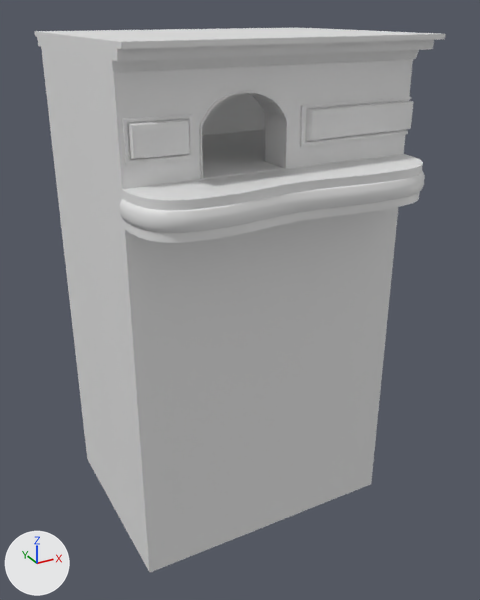
What one commit did to the FBX model Assets/Models/Building7.fbx.
Both versions are drawn from a camera (50 mm lens) standing at (-9.8, -21.0, 18.2) and looking at (1.0, -1.2, 8.3). Lighting does not change. The marker at lower left points along +X, +Y and +Z. The first picture is the older version. Where no turn or scale is listed for an object, it has been applied to the vertices.
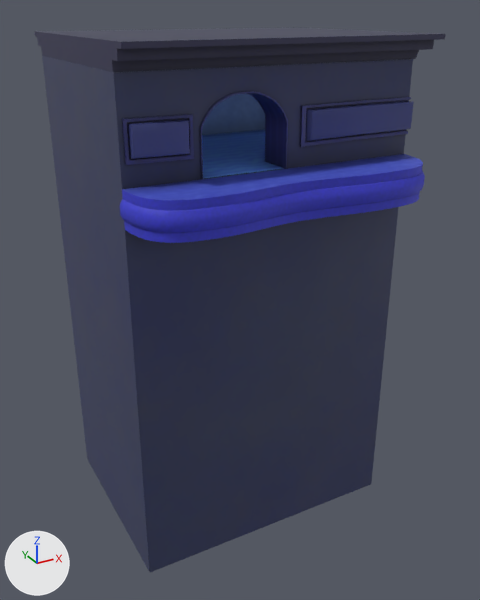
Boxes (x1, y1, x2, y2) around the edits, measured in the pictures (480 x 600 px):
```json
{"object": "Cube.160", "change": "recoloured", "before": [42, 56, 413, 572], "after": [42, 56, 413, 572], "on screen": "white to blue"}
{"object": "BézierCurve.003", "change": "recoloured", "before": [120, 154, 425, 243], "after": [120, 154, 425, 243], "on screen": "white to blue"}
{"object": "Cube", "change": "recoloured, surface changed", "before": [34, 28, 445, 73], "after": [34, 28, 445, 73], "on screen": "darker"}
```

The change, as JSON lines over the scene's bpy script:
```json
{"op": "add", "block": "img_building7roof_color_png", "code": ["img_building7roof_color_png = load_image('Building7Roof Color.png', 'textures/Building7Roof Color.png', 2048, 2048, 'sRGB')"]}
{"op": "add", "block": "img_building7withbalcon_png", "code": ["img_building7withbalcon_png = load_image('Building7WithBalcon.png', 'textures/Building7WithBalcon.png', 2048, 2048, 'sRGB')"]}
{"op": "add", "block": "img_building7baked_png", "code": ["img_building7baked_png = load_image('Building7Baked.png', 'textures/Building7Baked.png', 2048, 2048, 'sRGB')"]}
{"op": "add", "block": "mat_building7roofbaked", "code": ["mat_building7roofbaked = principled_material('Building7RoofBaked')", "mat_building7roofbaked.texture = img_building7roof_color_png  # with its transparency", "mat_building7roofbaked.roughness = 0.613"]}
{"op": "add", "block": "mat_building7balconbaked", "code": ["mat_building7balconbaked = principled_material('Building7BalconBaked')", "mat_building7balconbaked.texture = img_building7withbalcon_png  # with its transparency", "mat_building7balconbaked.roughness = 0.676"]}
{"op": "add", "block": "mat_building7walls", "code": ["mat_building7walls = principled_material('Building7Walls')", "mat_building7walls.texture = img_building7baked_png  # with its transparency", "mat_building7walls.roughness = 0.477"]}
{"block": "me_mesh_001", "where": "me_mesh_001.from_pydata(...)  # 762 vertices, 760 faces; spans x -5.01..4.99, y -1.08..0.95, z -0.56..0.56"}
{"op": "remove", "block": "me_mesh_001", "code": "me_mesh_001.materials.append(mat_colorgrid_001)  # white #e7e7e7"}
{"op": "add", "block": "me_mesh_001", "code": "me_mesh_001.materials.append(mat_building7balconbaked)  # picture img_building7withbalcon_png"}
{"block": "me_cube_001", "where": "me_cube_001.from_pydata(...)  # 40 vertices, 38 faces; spans x -5.08..5.53, y -4.72..4.01, z -0.34..0.41"}
{"block": "me_cube_001", "where": "# used by ob_cube; location = (0.92, -0.05, 17.02)"}
{"block": "me_cube_001", "change": "me_cube_001 part 1: texture (UV) coordinates of 38 of 38 faces, centred in x -5.08..5.53, y -4.61..3.9, z -0.34..0.41, changed; they spanned u 0.01..0.99, v 0.01..0.93 and now span u 0.01..0.89, v 0.01..0.99"}
{"op": "add", "block": "me_cube_001", "code": "me_cube_001.materials.append(mat_building7roofbaked)  # picture img_building7roof_color_png"}
{"block": "me_cube_002", "where": "me_cube_002.from_pydata(...)  # 4408 vertices, 4356 faces; spans x -4.2..5.8, y -4.3..3.2, z -12.3..4.3"}
{"op": "remove", "block": "me_cube_002", "code": "me_cube_002.materials.append(mat_colorgrid)  # white #e7e7e7"}
{"op": "add", "block": "me_cube_002", "code": "me_cube_002.materials.append(mat_building7walls)  # picture img_building7baked_png"}
```
